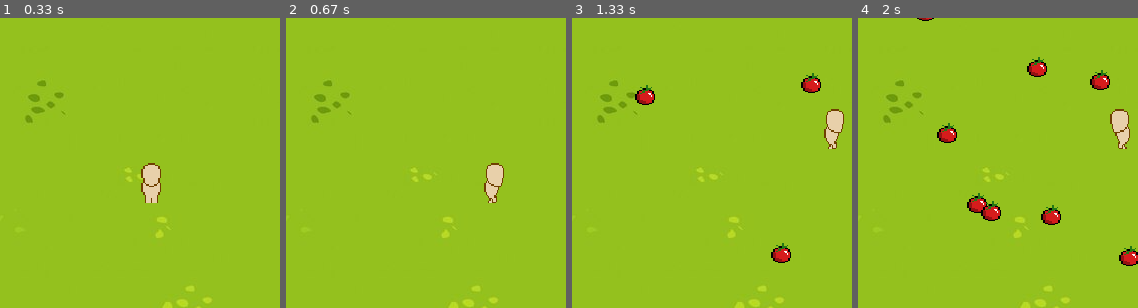
Above: before the commit, frames 1-4 (left to right).
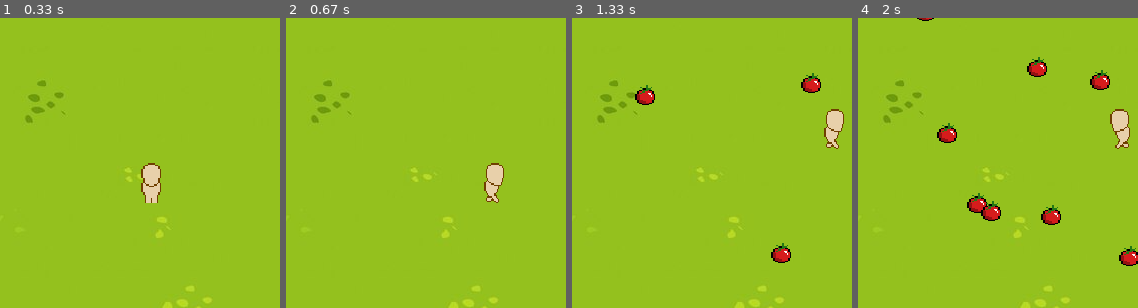
Above: after the commit, the same moments.

Repository: DeibyKwl/Reinforcement_Learning_Py_Game
Game: pygame game, started from game.py
Two runs of this game, one before a commit and one after it. Both use one fixed random seed, a clock stepped at 60 frames per second and the inputs below.
Inputs:
- Up to frame 1 (0.33 s): no input
- Up to frame 2 (0.67 s): hold D from 0.33 s (still down)
- Up to frame 3 (1.33 s): release D at 0.8 s; hold W 0.83-1.13 s; tap Space at 0.9, 1.23 s; hold D from 1.17 s (still down)
- Up to frame 4 (2 s): tap Space at 1.53, 1.73 s; release D at 1.63 s; hold A from 1.67 s (still down)
The pictures show only the part of the screen within x 23-73%, y 22-72%; the shares and areas given below are measured in that part.

Frame 1 is identical in both runs. In frame 2, 0.1% of the frame differs, in the area x 70-78%, y 56-64%; in frame 3, 0.1%; in frame 4, 0.1%.

Commit message:
Update game.py

Diff:
--- a/game.py
+++ b/game.py
@@ -6,6 +6,8 @@
 score = 0
 high_score = 0
 game_over = False
+SCREEN_WIDTH = 560
+SCREEN_HEIGHT = 580
 
 class Player(pygame.sprite.Sprite):
     def __init__(self):
@@ -24,106 +26,65 @@
         self.down_left = [pygame.image.load('sprites/player/down_left/1.png'),pygame.image.load('sprites/player/down_le …(324 unchanged characters)…
         self.down_right = [pygame.image.load('sprites/player/down_right/1.png'),pygame.image.load('sprites/player/down_ …(333 unchanged characters)…
 
-
         self.current_sprite = 0
         self.image = self.standing[self.current_sprite]
         self.image = pygame.transform.scale(self.image, (20,40))
         self.rect = self.image.get_rect(center = (self.player_pos.x, self.player_pos.y))
 
-
     # TODO: make the nested if statement into one if statement per move
     def player_input(self):
 
-        self.current_sprite += 0.7
+        speed = 0.7
+        self.current_sprite += speed
+
+        if self.current_sprite > 7:
+            self.current_sprite = 0
 
         # If player is not moving, default sprite is used
         self.image = self.standing[0]
+
+        keys = pygame.key.get_pressed()
+        if self.rect.y >= 10 and not keys[pygame.K_a] and not keys[pygame.K_d] and keys[pygame.K_w]:
+            self.rect.y -= 200*dt
+            self.image = self.up[int(self.current_sprite)]
+
+        if self.rect.y <= 533 and not keys[pygame.K_a] and not keys[pygame.K_d] and keys[pygame.K_s]:
+            self.rect.y += 200*dt
+            self.image = self.down[int(self.current_sprite)]
+
+        if self.rect.x >= 10 and not keys[pygame.K_w] and not keys[pygame.K_s] and keys[pygame.K_a]:
+            self.rect.x -= 200*dt
+            self.image = self.left[int(self.current_sprite)]
+
+        if self.rect.x <= 530 and not keys[pygame.K_w] and not keys[pygame.K_s] and keys[pygame.K_d]:
+            self.rect.x += 200*dt
+            self.image = self.right[int(self.current_sprite)]
+
+        # Diagonal
+        if self.rect.y >= 10 and self.rect.x >= 10 and keys[pygame.K_w] and keys[pygame.K_a]:
+            self.rect.y -= 200*dt
+            self.rect.x -= 200*dt
+            self.image = self.up_left[int(self.current_sprite)]
+
+        if self.rect.y >= 10 and self.rect.x <= 530 and keys[pygame.K_w] and keys[pygame.K_d]:
+            self.rect.y -= 200*dt
+            self.rect.x += 200*dt
+            self.image = self.up_right[int(self.current_sprite)]
+
+        if self.rect.y <= 533 and self.rect.x >= 10 and keys[pygame.K_s] and keys[pygame.K_a]:
+            self.rect.y += 200*dt
+            self.rect.x -= 200*dt
+            self.image = self.down_left[int(self.current_sprite)]
+
+        if self.rect.y <= 533 and self.rect.x <= 530 and keys[pygame.K_s] and keys[pygame.K_d]:
+            self.rect.y += 200*dt
+            self.rect.x += 200*dt
+            self.image = self.down_right[int(self.current_sprite)]
+
         self.image = pygame.transform.scale(self.image, (20,40))
-
-
-        keys = pygame.key.get_pressed()
-        if self.rect.y >= 10 and not keys[pygame.K_a] and not keys[pygame.K_d]:
-            if keys[pygame.K_w]:
-                self.rect.y -= 200*dt
-
-                if self.current_sprite > 7:
-                    self.current_sprite = 0
-
-                self.image = self.up[int(self.current_sprite)]
-                self.image = pygame.transform.scale(self.image, (20,40))
-
-
-        if self.rect.y <= 533 and not keys[pygame.K_a] and not keys[pygame.K_d]:
-            if keys[pygame.K_s]:
-                self.rect.y += 200*dt
-                if self.current_sprite > 7:
-                    self.current_sprite = 0
-
-                self.image = self.down[int(self.current_sprite)]
-                self.image = pygame.transform.scale(self.image, (20,40))
-
-        if self.rect.x >= 10 and not keys[pygame.K_w] and not keys[pygame.K_s]:
-            if keys[pygame.K_a]:
-                self.rect.x -= 200*dt
-                if self.current_sprite > 7:
-                    self.current_sprite = 0
-
-                self.image = self.left[int(self.current_sprite)]
-                self.image = pygame.transform.scale(self.image, (20,40))
-
-        if self.rect.x <= 530 and not keys[pygame.K_w] and not keys[pygame.K_s]:
-            if keys[pygame.K_d]:
-                self.rect.x += 200*dt
-                if self.current_sprite > 7:
-                    self.current_sprite = 0
-
-                self.image = self.right[int(self.current_sprite)]
-                self.image = pygame.transform.scale(self.image, (20,40))
-
-        # Diagonal
-        if self.rect.y >= 10 and self.rect.x >= 10:
-            if keys[pygame.K_w] and keys[pygame.K_a]:
-                self.rect.y -= 200*dt
-                self.rect.x -= 200*dt
-                if self.current_sprite > 7:
-                    self.current_sprite = 0
-
-                self.image = self.up_left[int(self.current_sprite)]
-                self.image = pygame.transform.scale(self.image, (20,40))
-
-        if self.rect.y >= 10 and self.rect.x <= 530:
-            if keys[pygame.K_w] and keys[pygame.K_d]:
-                self.rect.y -= 200*dt
-                self.rect.x += 200*dt
-                if self.current_sprite > 7:
-                    self.current_sprite = 0
-
-                self.image = self.up_right[int(self.current_sprite)]
-                self.image = pygame.transform.scale(self.image, (20,40))
-
-        if self.rect.y <= 533 and self.rect.x >= 10:
-            if keys[pygame.K_s] and keys[pygame.K_a]:
-                self.rect.y += 200*dt
-                self.rect.x -= 200*dt
-                if self.current_sprite > 7:
-                    self.current_sprite = 0
-
-                self.image = self.down_left[int(self.current_sprite)]
-                self.image = pygame.transform.scale(self.image, (20,40))
-
-        if self.rect.y <= 533 and self.rect.x <= 530:
-            if keys[pygame.K_s] and keys[pygame.K_d]:
-                self.rect.y += 200*dt
-                self.rect.x += 200*dt
-                if self.current_sprite > 7:
-                    self.current_sprite = 0
-
-                self.image = self.down_right[int(self.current_sprite)]
-                self.image = pygame.transform.scale(self.image, (20,40))
 
     def update(self):
         self.player_input()
-
 
 class Tomato(pygame.sprite.Sprite):
     def __init__(self, x, y, p_x, p_y, player_instance):
@@ -157,9 +118,6 @@
             score += 1
 
 pygame.init()
-
-SCREEN_WIDTH = 560
-SCREEN_HEIGHT = 580
 
 screen = pygame.display.set_mode((SCREEN_WIDTH, SCREEN_HEIGHT))
 clock = pygame.time.Clock()
